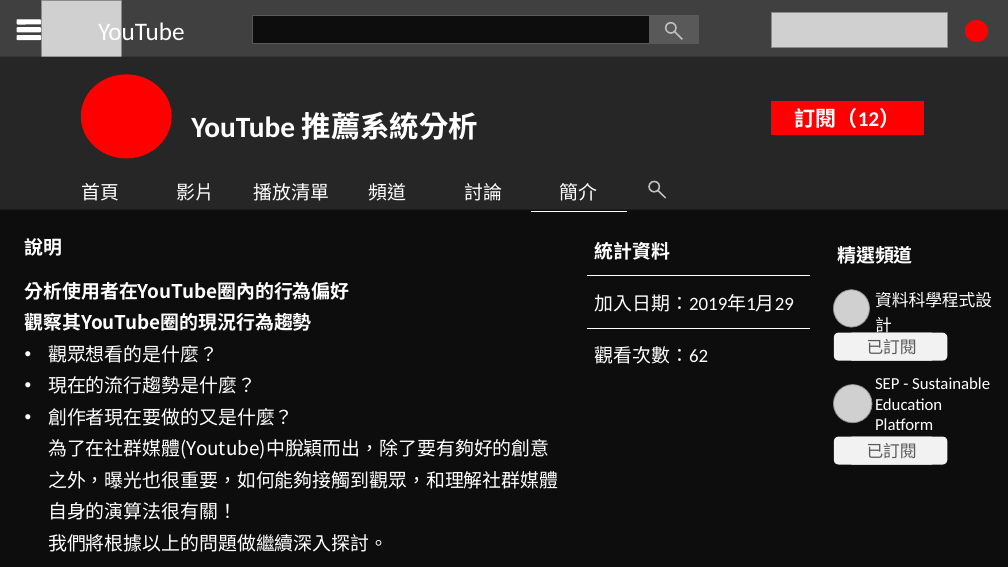
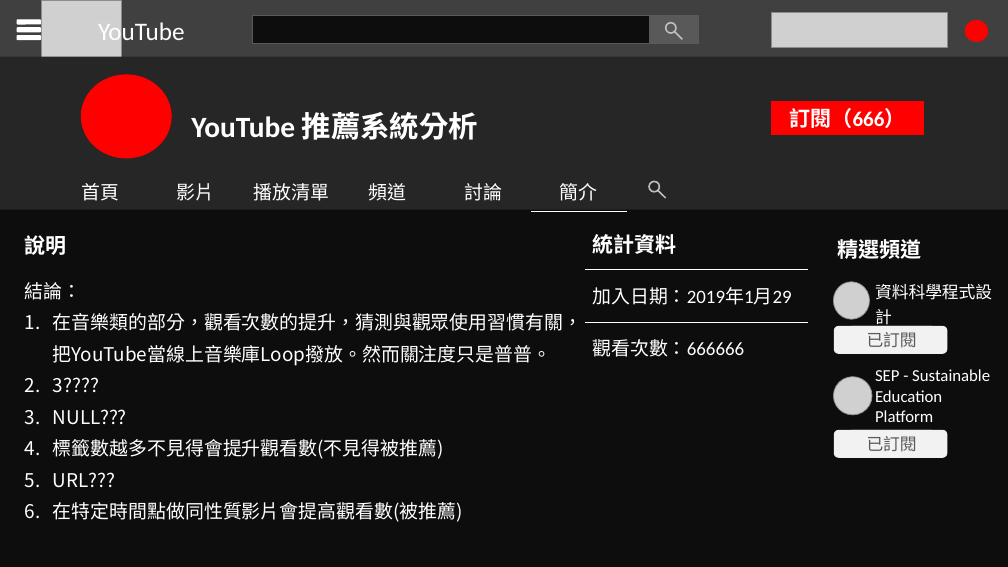
Before and after one commit to jasonSU85323/UTaipei_DataScience, a slide deck: slide 9 of Youtube analysis/ppt/black.pptx. Drawn at 1008x567 pixels with LibreOffice and Linux fonts; fonts in the diff are those of the drawing; grey boxes stand for pictures. Boxes give left, top, right and bottom in pixels: in the first picture for what was removed or moved away, otherwise in the second. Text is boxed around its words. In the diff, an @@ line names an element or a change of style, - is before the commit and + after.

```diff
--- a/Youtube analysis/ppt/black.pptx
+++ b/Youtube analysis/ppt/black.pptx
@@ text in rectangle at box(789, 108, 905, 128): text changed @@
-訂閱（12）
+訂閱（666）
@@ text at box(25, 232, 67, 258): size 18 to 20 pt in "說明" @@
@@ table at box(585, 218, 808, 371) @@
-row 3, column 1: 觀看次數：62
+row 3, column 1: 觀看次數：666666
@@ size 18 to 20 pt in "統計資料" @@
@@ 2 pictures, 1 table: place and size @@
-2 pictures, 1 table at box(830, 237, 1007, 493)
+2 pictures, 1 table at box(830, 229, 1007, 485)
@@ table at box(830, 229, 1007, 485) @@
@@ size 18 to 20 pt in "精選頻道" @@
@@ text at box(25, 282, 582, 522): text changed @@
-分析使用者在YouTube圈內的行為偏好
-觀察其YouTube圈的現況行為趨勢
-• 觀眾想看的是什麼？
-• 現在的流行趨勢是什麼？
-• 創作者現在要做的又是什麼？
-  為了在社群媒體(Youtube)中脫穎而出，除了要有夠好的創意之外，曝光也很重要，如何能夠接觸到觀眾，和理解社群媒體自身的演算法很有關！
-  我們將根據以上的問題做繼續深入探討。
+結論：
+1. 在音樂類的部分，觀看次數的提升，猜測與觀眾使用習慣有關，把YouTube當線上音樂庫Loop撥放。然而關注度只是普普。
+2. 3????
+3. NULL???
+4. 標籤數越多不見得會提升觀看數(不見得被推薦)
+5. URL???
+6. 在特定時間點做同性質影片會提高觀看數(被推薦)
@@ 2 rectangles, 2 rounded rectangles, 1 table: place and size @@
-2 rectangles, 2 rounded rectangles, 1 table at box(587, 225, 948, 465)
+2 rectangles, 2 rounded rectangles, 1 table at box(585, 218, 948, 458)
```
Also in this commit, not shown: 8 other slides changed, 1 slide removed, 2 other files.
